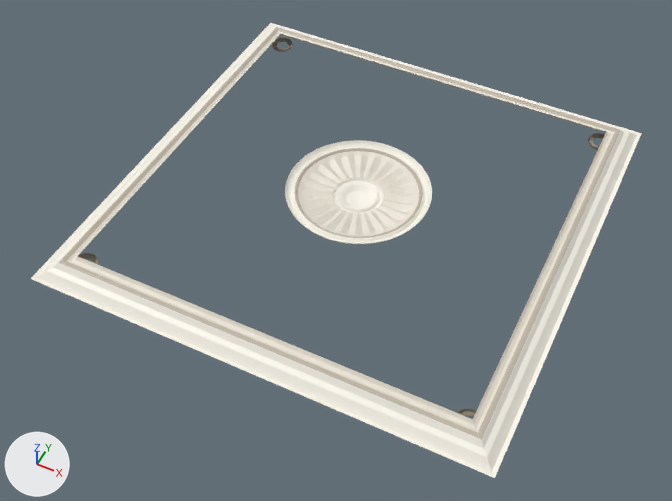
One commit to the glTF model assets/models/open-stage-coffer/coffer.glb: the scene before it, then after it.
Before and after are seen from a camera (50 mm lens) standing at (2.73, -5.95, 6.4) and looking at (-0.02, -0.46, -0.46). Arrows for +X, +Y and +Z are at lower left; the lights stay in place. The older version comes first. Where no turn or scale is listed for an object, it has been applied to the vertices. Vertices at exactly the same position are counted once.

In view in the first picture: 'Surface'.
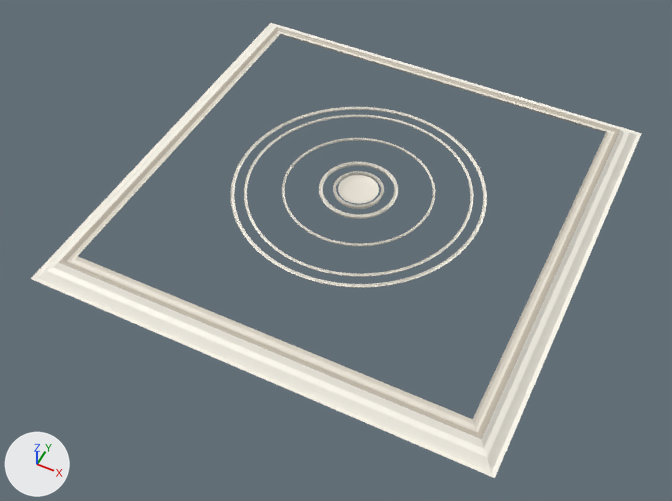
Patch to the scene script:
```diff
--- a/assets/models/open-stage-coffer/coffer.glb.py
+++ b/assets/models/open-stage-coffer/coffer.glb.py
@@ me_surface @@
 # used by ob_surface; location = (0.0, 0.0, -0.096)
-me_surface.from_pydata(...)  # 1993 vertices, 3464 faces; spans x -2.26..2.26, y -2.26..2.26, z -0.08..0.08
+me_surface.from_pydata(...)  # 1544 vertices, 2344 faces; spans x -2.26..2.26, y -2.26..2.26, z -0.09..0.09
+# me_surface part 1: the loose piece of 1313 vertices spanning x -0.72..0.72, y -0.72..0.72, z -0.07..0.08 is rebuilt with 256 vertices and now spans x -0.75..0.75, y -0.75..0.75, z 0.07..0.09
+# me_surface part 2: a new loose piece of 256 vertices spanning x -1.25..1.25, y -1.25..1.25, z 0.07..0.09, in mat_defaultmaterial
+# me_surface part 3: a new loose piece of 256 vertices spanning x -1.12..1.12, y -1.12..1.12, z 0.07..0.09, in mat_defaultmaterial
+# me_surface part 4: a new loose piece of 256 vertices spanning x -0.39..0.39, y -0.39..0.39, z 0.06..0.09, in mat_defaultmaterial
+# me_surface part 5: a new loose piece of 256 vertices spanning x -0.25..0.25, y -0.25..0.25, z 0.05..0.09, in mat_defaultmaterial
+# me_surface part 6: a new loose piece of 224 vertices spanning x -0.2..0.2, y -0.2..0.2, z 0.04..0.08, in mat_defaultmaterial
+# me_surface part 7: the loose piece of 160 vertices spanning x -2.02..-1.78, y -2.02..-1.78, z -0.07..-0.03 is deleted
+# me_surface part 8: the loose piece of 160 vertices spanning x 1.78..2.02, y 1.78..2.02, z -0.07..-0.03 is deleted
+# me_surface part 9: the loose piece of 160 vertices spanning x 1.78..2.02, y -2.02..-1.78, z -0.07..-0.03 is deleted
+# me_surface part 10: the loose piece of 160 vertices spanning x -2.02..-1.78, y 1.78..2.02, z -0.07..-0.03 is deleted
+# other edits to the shape of me_surface do not show in these pictures
 me_surface.materials.append(mat_defaultmaterial)
@@ ob_surface @@
 ob_surface = bpy.data.objects.new('Surface', me_surface)
-ob_surface.location = (0.0, 0.0, -0.096)
+ob_surface.location = (0.0, 0.0, -0.092)
```

Where the change shows, as pixel boxes (x1, y1, x2, y2) in the pictures (672 x 501 px):
'Surface', reshaped, moved: (31, 23, 642, 478) in both
part 1 of me_surface, rebuilt: before (285, 140, 432, 244); after (282, 138, 435, 246)
part 2 of me_surface, added: after (231, 107, 487, 288)
part 3 of me_surface, added: after (244, 115, 473, 277)
part 4 of me_surface, added: after (319, 162, 398, 219)
part 5 of me_surface, added: after (333, 171, 384, 209)
part 6 of me_surface, added: after (338, 175, 379, 204)
part 7 of me_surface, deleted: before (78, 253, 98, 264)
part 8 of me_surface, deleted: before (588, 133, 605, 150)
part 9 of me_surface, deleted (mostly hidden): before (457, 409, 476, 418)
part 10 of me_surface, deleted: before (272, 38, 292, 52)
